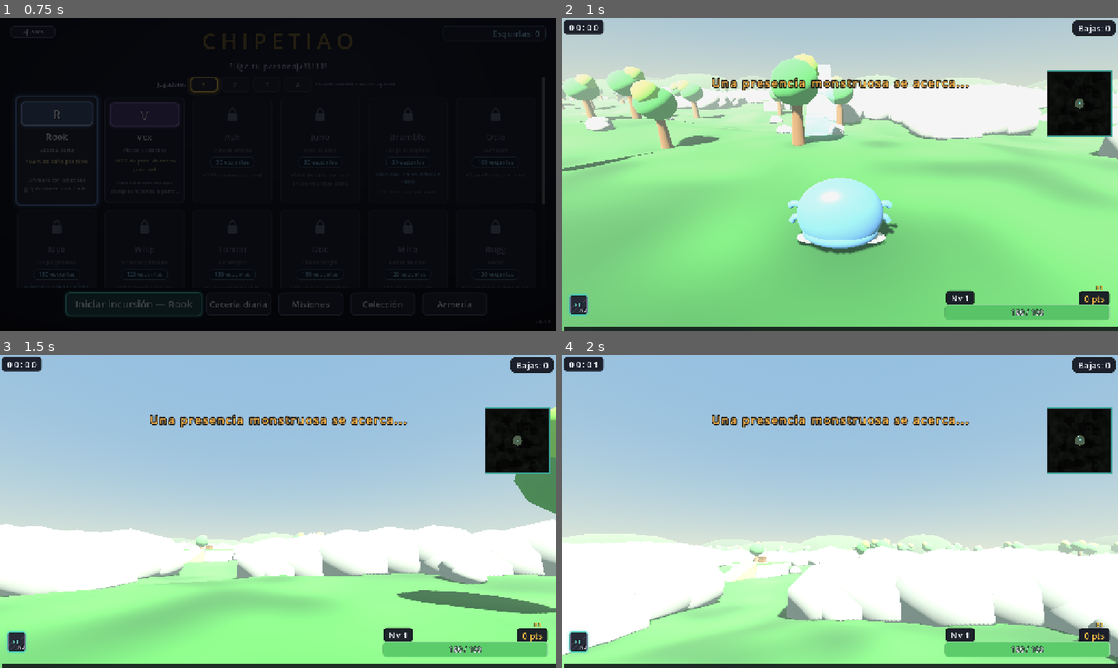
Above: before the commit, frames 1-4 (two rows, left to right).
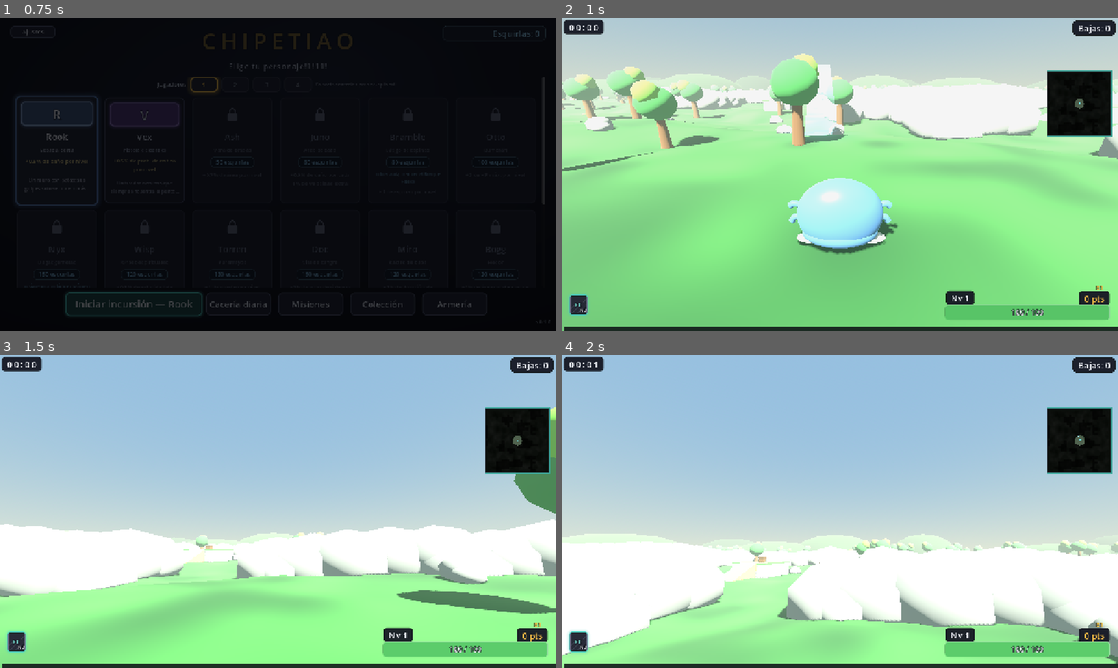
Above: after the commit, the same moments.

Repository: MotelPaso/chipeteao-main
Game: Godot game, scene res://scenes/ui/CharacterSelect.tscn
Same seed, same stepped clock (60 frames per second), same inputs: the game is played once before the commit and once after it.
Inputs (mouse positions are in pixels of both pictures, inside the frame that each line leads up to):
- Up to frame 1 (0.75 s): click "Iniciar incursión — Rook" at 0.5 s
- Up to frame 2 (1 s): no input
- Up to frame 3 (1.5 s): tap Enter at 1.25 s; move the mouse to (305, 511) at 1.27 s; hold W (move_forward) from 1.28 s (still down); tap C (camera_mode) at 1.35 s; click (305, 511) at 1.42 s
- Up to frame 4 (2 s): keep holding W (move_forward); tap Space (jump) at 1.52 s

Frame 1 is identical in both runs. In frame 2, 1.0% of the frame differs, in the area x 27-74%, y 18-24%; in frame 3, 1.0%; in frame 4, 1.0%.

Commit message:
feat: added pause to gamepad

Diff:
--- a/project.godot
+++ b/project.godot
@@ -14,6 +14,7 @@
 config/version="0.1.0"
 run/main_scene="res://scenes/ui/CharacterSelect.tscn"
 config/features=PackedStringArray("4.7", "Forward Plus")
+run/max_fps=240
 config/icon="res://icon.svg"
 
 [autoload]
@@ -37,6 +38,54 @@
 
 [input]
 
+ui_accept={
+"deadzone": 0.5,
+"events": [Object(InputEventKey,"resource_local_to_scene":false,"resource_name":"","device":-1,"window_id":0,"alt_pressed":false,"shift_pressed":false,"ctrl_pressed":false,"meta_pressed":false,"pressed":false,"keycode":0,"physical_keycode":4194309,"key_label":0,"unicode":0,"location":0,"echo":false,"script":null)
+, Object(InputEventKey,"resource_local_to_scene":false,"resource_name":"","device":-1,"window_id":0,"alt_pressed":false,"shift_pressed":false,"ctrl_pressed":false,"meta_pressed":false,"pressed":false,"keycode":0,"physical_keycode":4194310,"key_label":0,"unicode":0,"location":0,"echo":false,"script":null)
+, Object(InputEventKey,"resource_local_to_scene":false,"resource_name":"","device":-1,"window_id":0,"alt_pressed":false,"shift_pressed":false,"ctrl_pressed":false,"meta_pressed":false,"pressed":false,"keycode":0,"physical_keycode":32,"key_label":0,"unicode":0,"location":0,"echo":false,"script":null)
+, Object(InputEventJoypadButton,"resource_local_to_scene":false,"resource_name":"","device":-1,"button_index":0,"pressure":0.0,"pressed":false,"script":null)
+]
+}
+ui_cancel={
+"deadzone": 0.5,
+"events": [Object(InputEventKey,"resource_local_to_scene":false,"resource_name":"","device":-1,"window_id":0,"alt_pressed":false,"shift_pressed":false,"ctrl_pressed":false,"meta_pressed":false,"pressed":false,"keycode":0,"physical_keycode":4194305,"key_label":0,"unicode":0,"location":0,"echo":false,"script":null)
+, Object(InputEventJoypadButton,"resource_local_to_scene":false,"resource_name":"","device":-1,"button_index":1,"pressure":0.0,"pressed":false,"script":null)
+]
+}
+ui_left={
+"deadzone": 0.5,
+"events": [Object(InputEventKey,"resource_local_to_scene":false,"resource_name":"","device":-1,"window_id":0,"alt_pressed":false,"shift_pressed":false,"ctrl_pressed":false,"meta_pressed":false,"pressed":false,"keycode":0,"physical_keycode":4194319,"key_label":0,"unicode":0,"location":0,"echo":false,"script":null)
+, Object(InputEventJoypadMotion,"resource_local_to_scene":false,"resource_name":"","device":-1,"axis":0,"axis_value":-1.0,"script":null)
+, Object(InputEventJoypadButton,"resource_local_to_scene":false,"resource_name":"","device":-1,"button_index":13,"pressure":0.0,"pressed":false,"script":null)
+]
+}
+ui_right={
+"deadzone": 0.5,
+"events": [Object(InputEventKey,"resource_local_to_scene":false,"resource_name":"","device":-1,"window_id":0,"alt_pressed":false,"shift_pressed":false,"ctrl_pressed":false,"meta_pressed":false,"pressed":false,"keycode":0,"physical_keycode":4194321,"key_label":0,"unicode":0,"location":0,"echo":false,"script":null)
+, Object(InputEventJoypadMotion,"resource_local_to_scene":false,"resource_name":"","device":-1,"axis":0,"axis_value":1.0,"script":null)
+, Object(InputEventJoypadButton,"resource_local_to_scene":false,"resource_name":"","device":-1,"button_index":14,"pressure":0.0,"pressed":false,"script":null)
+]
+}
+ui_up={
+"deadzone": 0.5,
+"events": [Object(InputEventKey,"resource_local_to_scene":false,"resource_name":"","device":-1,"window_id":0,"alt_pressed":false,"shift_pressed":false,"ctrl_pressed":false,"meta_pressed":false,"pressed":false,"keycode":0,"physical_keycode":4194320,"key_label":0,"unicode":0,"location":0,"echo":false,"script":null)
+, Object(InputEventJoypadMotion,"resource_local_to_scene":false,"resource_name":"","device":-1,"axis":1,"axis_value":-1.0,"script":null)
+, Object(InputEventJoypadButton,"resource_local_to_scene":false,"resource_name":"","device":-1,"button_index":11,"pressure":0.0,"pressed":false,"script":null)
+]
+}
+ui_down={
+"deadzone": 0.5,
+"events": [Object(InputEventKey,"resource_local_to_scene":false,"resource_name":"","device":-1,"window_id":0,"alt_pressed":false,"shift_pressed":false,"ctrl_pressed":false,"meta_pressed":false,"pressed":false,"keycode":0,"physical_keycode":4194322,"key_label":0,"unicode":0,"location":0,"echo":false,"script":null)
+, Object(InputEventJoypadMotion,"resource_local_to_scene":false,"resource_name":"","device":-1,"axis":1,"axis_value":1.0,"script":null)
+, Object(InputEventJoypadButton,"resource_local_to_scene":false,"resource_name":"","device":-1,"button_index":12,"pressure":0.0,"pressed":false,"script":null)
+]
+}
+pause_game={
+"deadzone": 0.5,
+"events": [Object(InputEventJoypadButton,"resource_local_to_scene":false,"resource_name":"","device":-1,"button_index":6,"pressure":0.0,"pressed":false,"script":null)
+, Object(InputEventKey,"resource_local_to_scene":false,"resource_name":"","device":-1,"window_id":0,"alt_pressed":false,"shift_pressed":false,"ctrl_pressed":false,"meta_pressed":false,"pressed":false,"keycode":0,"physical_keycode":4194305,"key_label":0,"unicode":0,"location":0,"echo":false,"script":null)
+]
+}
 move_forward={
 "deadzone": 0.5,
 "events": [Object(InputEventKey,"resource_local_to_scene":false,"resource_name":"","device":-1,"window_id":0,"alt_press …(190 unchanged characters)…
@@ -71,7 +120,7 @@
 "deadzone": 0.5,
 "events": [Object(InputEventKey,"resource_local_to_scene":false,"resource_name":"","device":-1,"window_id":0,"alt_press …(195 unchanged characters)…
 , Object(InputEventJoypadButton,"resource_local_to_scene":false,"resource_name":"","device":-1,"button_index":2,"pressure":0.0,"pressed":false,"script":null)
-, Object(InputEventJoypadButton,"resource_local_to_scene":false,"resource_name":"","device":-1,"button_index":9,"pressure":0.0,"pressed":false,"script":null)
+, Object(InputEventJoypadMotion,"resource_local_to_scene":false,"resource_name":"","device":-1,"axis":4,"axis_value":1.0,"script":null)
 ]
 }
 interact={
@@ -83,7 +132,8 @@
 map_overlay={
 "deadzone": 0.5,
 "events": [Object(InputEventKey,"resource_local_to_scene":false,"resource_name":"","device":-1,"window_id":0,"alt_press …(195 unchanged characters)…
-, Object(InputEventJoypadButton,"resource_local_to_scene":false,"resource_name":"","device":-1,"button_index":6,"pressure":0.0,"pressed":false,"script":null)
+, Object(InputEventJoypadButton,"resource_local_to_scene":false,"resource_name":"","device":-1,"button_index":4,"pressure":0.0,"pressed":true,"script":null)
+, Object(InputEventJoypadButton,"resource_local_to_scene":false,"resource_name":"","device":-1,"button_index":9,"pressure":0.0,"pressed":true,"script":null)
 ]
 }
 camera_mode={
--- a/scenes/ui/HUD.tscn
+++ b/scenes/ui/HUD.tscn
@@ -167,6 +167,7 @@
 
 [node name="AnnounceLabel" type="Label" parent="." unique_id=1984146509]
 unique_name_in_owner = true
+visible = false
 anchors_preset = 5
 anchor_left = 0.5
 anchor_right = 0.5
--- a/scripts/ui/game/pause_menu.gd
+++ b/scripts/ui/game/pause_menu.gd
@@ -46,7 +46,7 @@
 
 
 func _unhandled_input(event: InputEvent) -> void:
-	if not event.is_action_pressed("ui_cancel"):
+	if not event.is_action_pressed("pause_game"):
 		return
 	if _settings_panel.visible:
 		return  # the panel handles Esc itself and returns to these buttons
